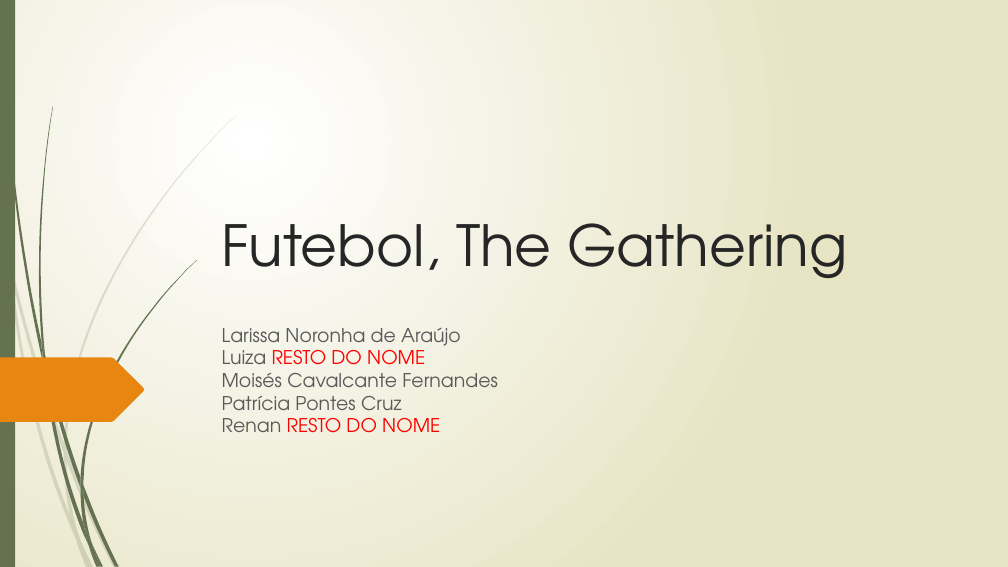
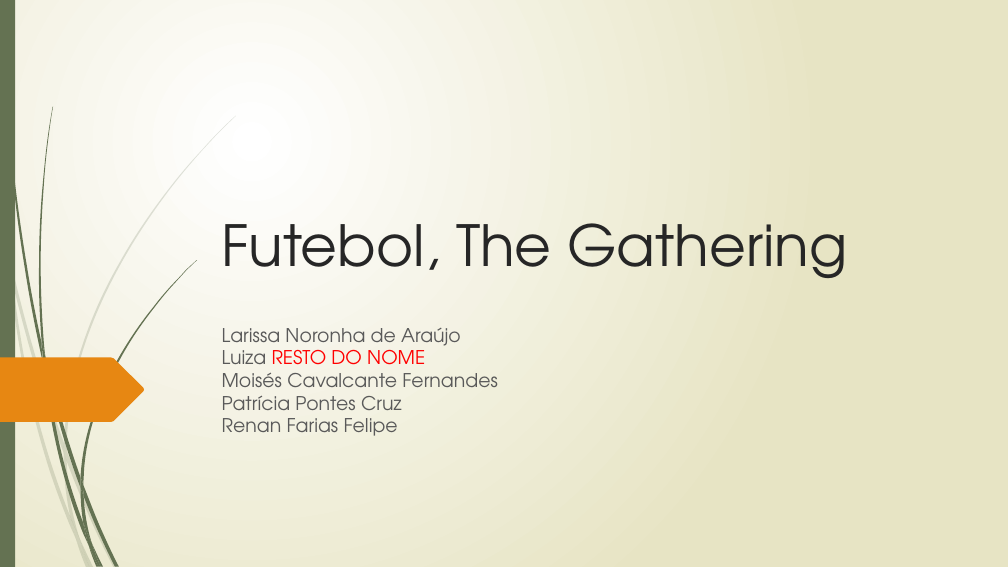
Before and after one commit to RenanFarias/Futebol-The-Gathering, a slide deck: slide 1 of Apresentacao.pptx. Drawn at 1008x567 pixels with LibreOffice and Linux fonts; fonts in the diff are those of the drawing. Boxes give left, top, right and bottom in pixels: in the first picture for what was removed or moved away, otherwise in the second. Text is boxed around its words. In the diff, an @@ line names an element or a change of style, - is before the commit and + after.

```diff
--- a/Apresentacao.pptx
+++ b/Apresentacao.pptx
@@ subtitle at (x1=222, y1=328, x2=498, y2=436): text changed @@
-Larissa Noronha de Araújo
-Luiza RESTO DO NOME
-Moisés Cavalcante Fernandes
-Patrícia Pontes Cruz
-Renan RESTO DO NOME
+Larissa Noronha de Araújo
+Luiza RESTO DO NOME
+Moisés Cavalcante Fernandes
+Patrícia Pontes Cruz
+Renan Farias Felipe
```
Also in this commit, not shown: 1 other slide changed.
